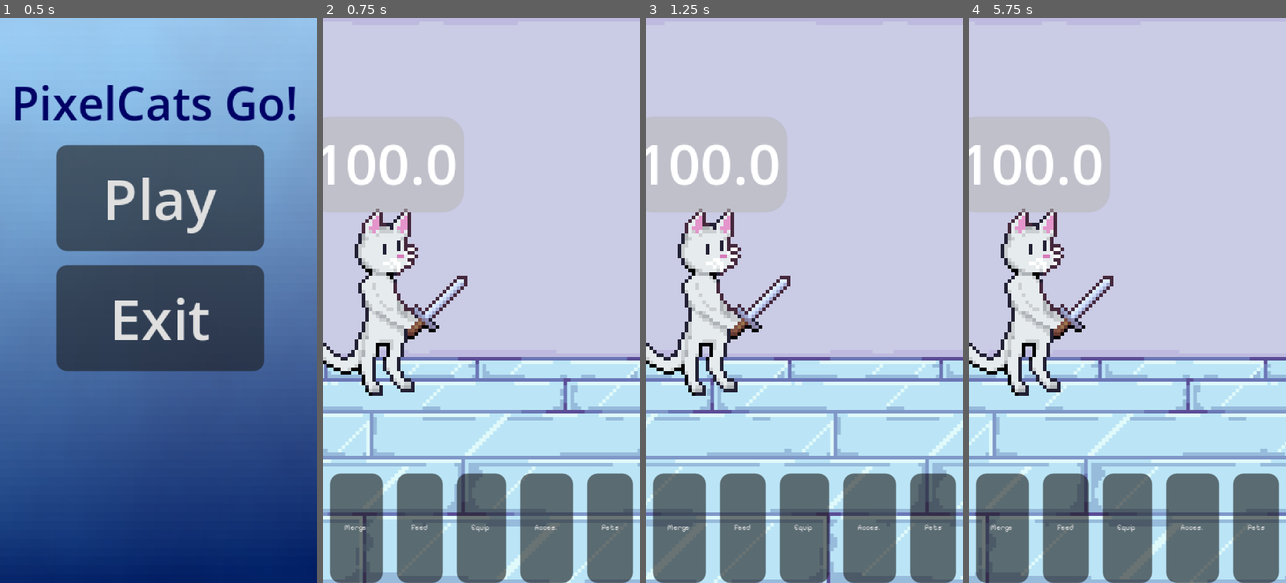
Above: before the commit, frames 1-4 (left to right).
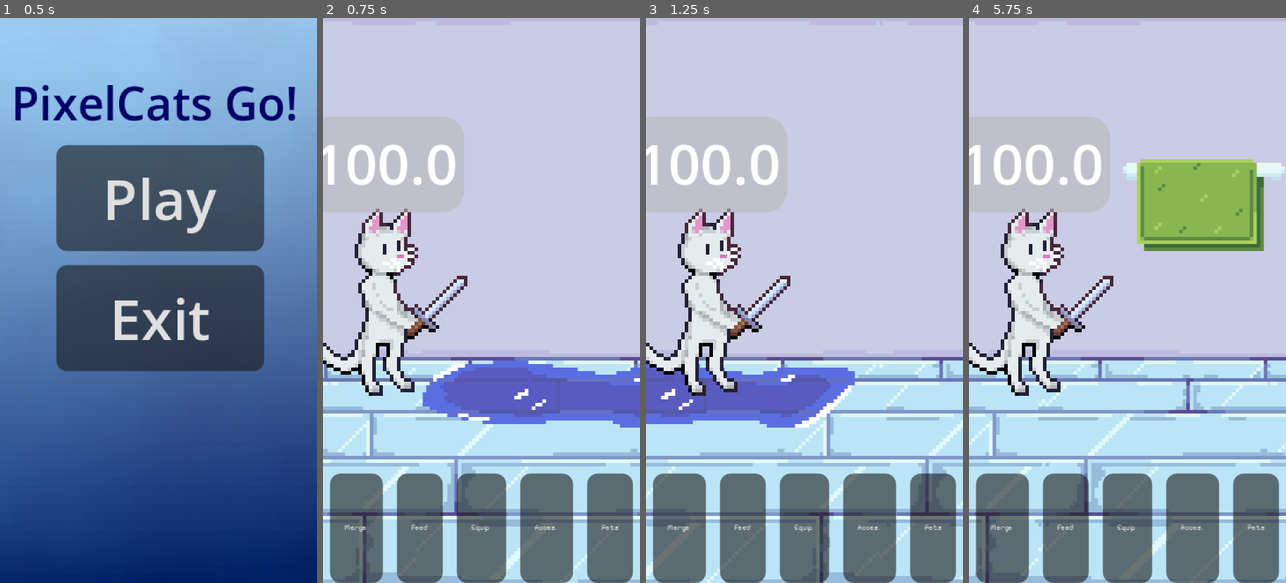
Above: after the commit, the same moments.

Repository: Maksim3l/PixelCats-Go
Game: Godot game, scene res://screens/title_screen.tscn
Two runs of this game, one before a commit and one after it. Both use one fixed random seed, a clock stepped at 60 frames per second and the inputs below.
Inputs:
- Up to frame 1 (0.5 s): no input
- Up to frame 2 (0.75 s): click "Play" at 0.5 s
- Up to frame 3 (1.25 s): no input
- Up to frame 4 (5.75 s): click "Merge" at 1.25 s

Frame 1 is identical in both runs. In frame 2, 7.4% of the frame differs, in the area x 29-100%, y 60-100%; in frame 3, 6.6%; in frame 4, 6.8%.

Commit message:
feat: (logic, visual) progression added
will do the other visuals tmr

Diff:
--- a/data/PlayerSave.tres
+++ b/data/PlayerSave.tres
@@ -1,4 +1,4 @@
-[gd_resource type="Resource" script_class="PlayerData" load_steps=2 format=3 uid="uid://jidq0j1o4jcr"]
+[gd_resource type="Resource" script_class="PlayerData" load_steps=2 format=3]
 
 [ext_resource type="Script" path="res://resources/player_data.gd" id="1_pq5a0"]
 
@@ -6,8 +6,8 @@
 script = ExtResource("1_pq5a0")
 max_health = 100
 current_health = 100
-attack = 16
-defense = 8
+attack = 62
+defense = 26
 gold = 0
 experience = 0
 level = 1
--- a/resources/enemy/stats/cat_god_f1.tres
+++ b/resources/enemy/stats/cat_god_f1.tres
@@ -1,7 +1,7 @@
 [gd_resource type="Resource" script_class="EnemyStats" load_steps=3 format=3 uid="uid://dn6qgudusv5oa"]
 
 [ext_resource type="Script" uid="uid://cvr5vbg24gmcm" path="res://resources/enemy_stats.gd" id="1_cci0g"]
-[ext_resource type="Texture2D" uid="uid://dnqxx5cy4g55w" path="res://characters/enemy/Machine.png" id="2_e2hxa"]
+[ext_resource type="Texture2D" uid="uid://dibr0mqh8n8y" path="res://characters/enemy/catgod.png" id="2_cci0g"]
 
 [resource]
 script = ExtResource("1_cci0g")
@@ -10,7 +10,7 @@
 max_health = 800
 attack = 20
 defense = 15
-texture = ExtResource("2_e2hxa")
+texture = ExtResource("2_cci0g")
 attack_cooldown = 1.3
 experience_reward = 10
 gold_reward = 5
--- a/resources/enemy/stats/cat_god_f2.tres
+++ b/resources/enemy/stats/cat_god_f2.tres
@@ -1,7 +1,7 @@
 [gd_resource type="Resource" script_class="EnemyStats" load_steps=3 format=3 uid="uid://cy5dctn26bawt"]
 
 [ext_resource type="Script" uid="uid://cvr5vbg24gmcm" path="res://resources/enemy_stats.gd" id="1_q63wc"]
-[ext_resource type="Texture2D" uid="uid://dnqxx5cy4g55w" path="res://characters/enemy/Machine.png" id="2_r7b4v"]
+[ext_resource type="Texture2D" uid="uid://dibr0mqh8n8y" path="res://characters/enemy/catgod.png" id="2_q63wc"]
 
 [resource]
 script = ExtResource("1_q63wc")
@@ -10,7 +10,7 @@
 max_health = 1000
 attack = 50
 defense = 20
-texture = ExtResource("2_r7b4v")
+texture = ExtResource("2_q63wc")
 attack_cooldown = 2.0
 experience_reward = 10
 gold_reward = 5
--- a/screens/battle.tscn
+++ b/screens/battle.tscn
@@ -33,6 +33,22 @@
 atlas = ExtResource("13_613gb")
 region = Rect2(0, 0, 180, 160)
 
+[sub_resource type="AtlasTexture" id="AtlasTexture_8fcku"]
+atlas = ExtResource("10_vqksq")
+region = Rect2(0, 0, 180, 160)
+
+[sub_resource type="AtlasTexture" id="AtlasTexture_qhd1f"]
+atlas = ExtResource("13_613gb")
+region = Rect2(0, 0, 180, 160)
+
+[sub_resource type="AtlasTexture" id="AtlasTexture_613gb"]
+atlas = ExtResource("12_mii7t")
+region = Rect2(0, 0, 180, 160)
+
+[sub_resource type="AtlasTexture" id="AtlasTexture_mii7t"]
+atlas = ExtResource("12_qhd1f")
+region = Rect2(0, 0, 180, 160)
+
 [sub_resource type="AtlasTexture" id="AtlasTexture_v7vdx"]
 atlas = ExtResource("10_vqksq")
 region = Rect2(0, 0, 180, 160)
@@ -59,6 +75,38 @@
 }],
 "loop": true,
 "name": &"bathroom",
+"speed": 5.0
+}, {
+"frames": [{
+"duration": 1.0,
+"texture": SubResource("AtlasTexture_8fcku")
+}],
+"loop": true,
+"name": &"bedroom",
+"speed": 5.0
+}, {
+"frames": [{
+"duration": 1.0,
+"texture": SubResource("AtlasTexture_qhd1f")
+}],
+"loop": true,
+"name": &"boss",
+"speed": 5.0
+}, {
+"frames": [{
+"duration": 1.0,
+"texture": SubResource("AtlasTexture_613gb")
+}],
+"loop": true,
+"name": &"garden",
+"speed": 5.0
+}, {
+"frames": [{
+"duration": 1.0,
+"texture": SubResource("AtlasTexture_mii7t")
+}],
+"loop": true,
+"name": &"kitchen",
 "speed": 5.0
 }, {
 "frames": [{
@@ -79,8 +127,6 @@
 [sub_resource type="SegmentShape2D" id="SegmentShape2D_atqe7"]
 a = Vector2(0, -82)
 b = Vector2(0, 76)
-
-[sub_resource type="RectangleShape2D" id="RectangleShape2D_l216t"]
 
 [sub_resource type="Theme" id="Theme_1ra8n"]
 default_font = ExtResource("15_t6j07")
@@ -120,7 +166,7 @@
 [node name="BG" type="AnimatedSprite2D" parent="Organizer/Center/ParallaxBackground/ParallaxLayer"]
 texture_filter = 1
 sprite_frames = SubResource("SpriteFrames_5oejy")
-animation = &"bathroom"
+animation = &"boss"
 
 [node name="Switchbox" type="Area2D" parent="Organizer/Center/ParallaxBackground/ParallaxLayer"]
 
@@ -128,12 +174,6 @@
 modulate = Color(0.223529, 1, 1, 1)
 position = Vector2(92, 4)
 shape = SubResource("SegmentShape2D_atqe7")
-
-[node name="Battle" type="Area2D" parent="Organizer/Center"]
-position = Vector2(-25, -60)
-
-[node name="CollisionShape2D" type="CollisionShape2D" parent="Organizer/Center/Battle"]
-shape = SubResource("RectangleShape2D_l216t")
 
 [node name="CenterLeft" type="HBoxContainer" parent="Organizer"]
 z_index = 1
@@ -206,6 +246,11 @@
 wait_time = 5.0
 autostart = true
 
+[connection signal="battle_ended" from="." to="Organizer/Center/ParallaxBackground" method="_on_battle_ended"]
+[connection signal="battle_ended" from="." to="Camera2D" method="_on_battle_arena_battle_ended"]
+[connection signal="battle_started" from="." to="Organizer/Center/ParallaxBackground" method="_on_battle_started"]
+[connection signal="battle_started" from="." to="Camera2D" method="_on_battle_arena_battle_started"]
+[connection signal="difficulty_increased" from="." to="Organizer/Center/ParallaxBackground" method="_on_battle_arena_difficulty_increased"]
 [connection signal="body_entered" from="Organizer/Center/ParallaxBackground/ParallaxLayer/Switchbox" to="Organizer/Center/ParallaxBackground" method="_on_switchbox_body_entered"]
 [connection signal="pressed" from="Organizer/UI Bottom/Merge" to="Organizer/UI Bottom" method="_on_merge_pressed"]
 [connection signal="pressed" from="Organizer/UI Bottom/Feed" to="Organizer/UI Bottom" method="_on_feed_pressed"]
--- a/scripts/arena_manager.gd
+++ b/scripts/arena_manager.gd
@@ -13,7 +13,7 @@
 	ArenaLevel.LIVINGROOM: 3,
 	ArenaLevel.KITCHEN: 3,
 	ArenaLevel.GARDEN: 3,
-	ArenaLevel.BOSS: 1
+	ArenaLevel.BOSS: 2
 }
 @export var enemy_types: Array[EnemyStats] = []
 
@@ -27,6 +27,7 @@
 # Current state
 var current_difficulty: int = ArenaLevel.BATHROOM
 var enemies_defeated: int = 0
+var enemies_spawned: int = 0
 var battle_active: bool = false
 var current_enemies: Array = []
 var arena_backgrounds: Dictionary = {}
@@ -40,38 +41,20 @@
 
 func _ready():
 	randomize()
-	setup_arena_backgrounds()
-
-func setup_arena_backgrounds():
-	arena_backgrounds = {
-		ArenaLevel.BATHROOM: preload("res://enviroment/house/1_bathroom/bathroom_base_double.png"),
-		ArenaLevel.BEDROOM: preload("res://enviroment/house/3_living_room/room_window_double.png"),
-		ArenaLevel.LIVINGROOM: preload("res://enviroment/house/3_living_room/room_base_double.png"),
-		ArenaLevel.KITCHEN: preload("res://enviroment/house/1_bathroom/bathroom_towel_double.png"),
-		ArenaLevel.GARDEN: preload("res://enviroment/house/3_living_room/room_plant_double.png"),
-		ArenaLevel.BOSS: preload("res://enviroment/house/1_bathroom/bathroom_water_double.png"),
-	}
 
 func start_battle():
-	battle_active = true
-	enemies_defeated = 0
-	emit_signal("battle_started", current_difficulty)
-	change_arena_background(current_difficulty)
-	spawn_enemies_for_current_difficulty()
+	if enemies_spawned >= enemies_per_arena[current_difficulty]:
+		return null
+	else:
+		battle_active = true
+		emit_signal("battle_started", current_difficulty)
+		spawn_enemies_for_current_difficulty()
 
 func spawn_enemies_for_current_difficulty():
-	for enemy in current_enemies:
-		if is_instance_valid(enemy):
-			enemy.queue_free()
-	current_enemies.clear()
-
-	var num_enemies = enemies_per_arena[current_difficulty]
-
-	for i in range(num_enemies):
-		var enemy = spawn_enemy_by_difficulty(current_difficulty)
-		if enemy:
-			current_enemies.append(enemy)
-			await get_tree().create_timer(0.5).timeout
+	if player_character.current_target != null and is_instance_valid(player_character.current_target) and not player_character.current_target.is_defeated:
+		return null
+	spawn_enemy_by_difficulty(current_difficulty)
+	enemies_spawned += 1
 
 func spawn_enemy_by_difficulty(difficulty: int) -> Node2D:
 	var enemy_instance = preload("res://screens/enemy.tscn").instantiate()
@@ -89,20 +72,28 @@
 		ArenaLevel.GARDEN:
 			pool_to_use = garden_enemies
 		ArenaLevel.BOSS:
-			pool_to_use =end_enemies
+			pool_to_use = end_enemies
 		_:
 			pool_to_use = living_enemies
 
 	if pool_to_use.size() == 0:
 		pool_to_use = living_enemies
 
-	var random_index = pool_to_use[randi() % pool_to_use.size()]
-	enemy_instance.enemy_data = enemy_types[random_index]
+	var rnd
+	if difficulty == ArenaLevel.BOSS:
+		if enemies_defeated == 0:
+			rnd = pool_to_use[0]
+		else:
+			rnd = pool_to_use[1]
+	else:
+		rnd = pool_to_use[randi() % pool_to_use.size()]
+
+	enemy_instance.enemy_data = enemy_types[rnd]
 	enemy_instance.target = player_character
 	player_character.current_target = enemy_instance
 	enemy_instance.battle = self
 
-	get_tree().current_scene.add_child(enemy_instance)
+	enemy_spawn_point.add_child(enemy_instance)
 	return enemy_instance
 
 func enemy_defeated(exp, gold):
@@ -114,26 +105,12 @@
 
 	enemies_defeated += 1
 
+	player_character.current_target = null
+	battle_active = false
+	emit_signal("battle_ended", current_difficulty)
+
 	if enemies_defeated >= enemies_per_arena[current_difficulty]:
 		arena_complete()
-	else:
-		var active_enemies = 0
-		for enemy in current_enemies:
-			if is_instance_valid(enemy) and not enemy.is_defeated:
-				active_enemies += 1
-
-		if active_enemies == 0:
-			spawn_next_wave()
-
-func spawn_next_wave():
-	var enemies_remaining = enemies_per_arena[current_difficulty] - enemies_defeated
-	var wave_size = min(3, enemies_remaining)
-
-	for i in range(wave_size):
-		var enemy = spawn_enemy_by_difficulty(current_difficulty)
-		if enemy:
-			current_enemies.append(enemy)
-			await get_tree().create_timer(0.5).timeout
 
 func arena_complete():
 	battle_active = false
@@ -149,6 +126,8 @@
 		timer.start()
 	else:
 		game_completed()
+	enemies_spawned = 0
+	enemies_defeated = 0
 
 func show_difficulty_transition():
 	print("Difficulty increased to: " + str(current_difficulty))
@@ -158,14 +137,6 @@
 	timer.wait_time = 10.0
 	timer.start()
 
-func change_arena_background(difficulty: int):
-	if arena_backgrounds.has(difficulty):
-		for child in parallax_bg.get_children():
-			child.queue_free()
-
-		var new_bg = arena_backgrounds[difficulty].instantiate()
-		parallax_bg.add_child(new_bg)
-
 func _on_timer_timeout():
-	if not battle_active:
+	if not battle_active && enemies_defeated < enemies_per_arena[current_difficulty]:
 		start_battle()
--- a/scripts/events/calculate_bg.gd
+++ b/scripts/events/calculate_bg.gd
@@ -34,6 +34,7 @@
 	var animation_name = "livingroom"
 	if arena_animations.has(arena_level):
 		animation_name = arena_animations[arena_level]
+		print(animation_name)
 
 	if bg.sprite_frames.has_animation(animation_name):
 		bg.stop()
@@ -48,22 +49,25 @@
 func change_frame_randomly(animation_name: String):
 	bg.stop()
 	var current_frame = bg.frame
-	var total_frames = bg.sprite_frames.get_frame_count('living_room')
+	var total_frames = bg.sprite_frames.get_frame_count(animation_name)
 
-	var random_frame
-	if total_frames > 1:
-		random_frame = randi() % total_frames
-		while random_frame == current_frame:
-			random_frame = randi() % total_frames
+	if current_frame != 0 and randf() < 0.5:
+		bg.frame = 0
+		return
+
+	var available_frames = []
+	for i in range(total_frames):
+		if i != current_frame:
+			available_frames.append(i)
+
+	if available_frames.size() > 0:
+		bg.frame = available_frames[randi() % available_frames.size()]
 	else:
-		random_frame = 0
-
-	bg.frame = random_frame
+		bg.frame = 0
 
 func _on_switchbox_body_entered(body):
 	if not is_paused and body == cat:
-		if bg.animation:
-			change_frame_randomly(bg.animation)
+		change_frame_randomly(bg.animation)
 
 func _on_battle_ended(difficulty):
 	is_paused = false
@@ -71,7 +75,5 @@
 func _on_battle_arena_difficulty_increased(new_difficulty):
 	change_background_for_arena(new_difficulty)
 
-
 func _on_battle_started(difficulty):
 	is_paused = true
-	change_background_for_arena(difficulty)
--- a/scripts/test_cam.gd
+++ b/scripts/test_cam.gd
@@ -1,7 +1,7 @@
 extends Node2D
 
 var speed = 100
-var is_paused = false
+@export var is_paused = false
 
 func _process(delta):
 	if not is_paused:
@@ -11,8 +11,8 @@
 			velocity = velocity.normalized() * speed
 		position += velocity * delta
 
-func _on_battle_arena_battle_started():
+func _on_battle_arena_battle_started(difficulty):
 	is_paused = true
 
-func _on_battle_arena_battle_ended():
+func _on_battle_arena_battle_ended(difficulty):
 	is_paused = false
Not shown: 1 places in screens/battle.tscn that only renumber resources
